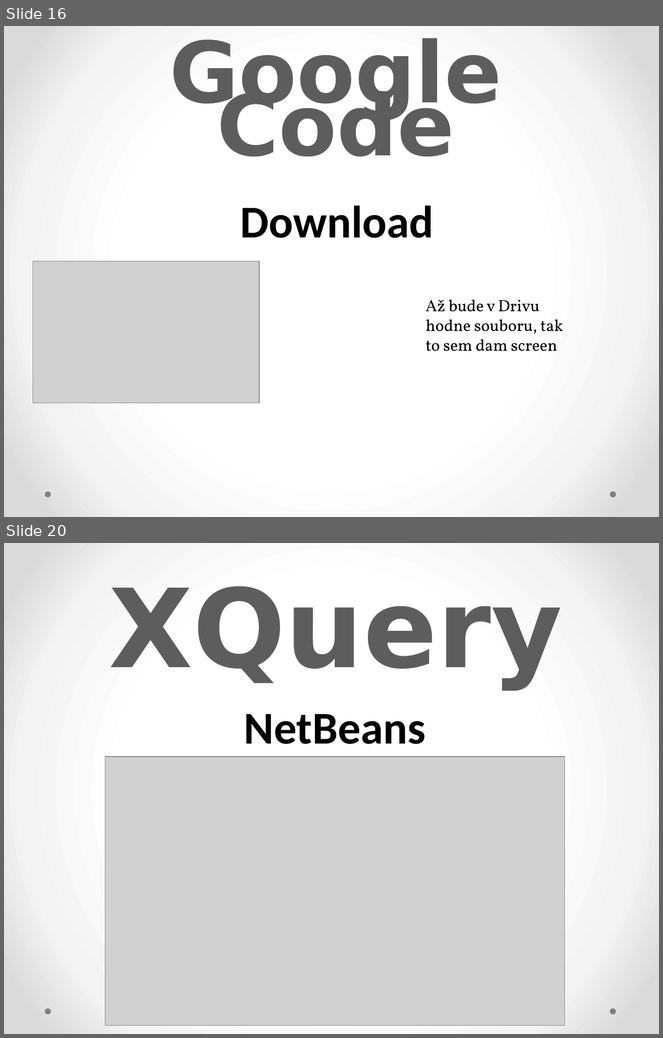
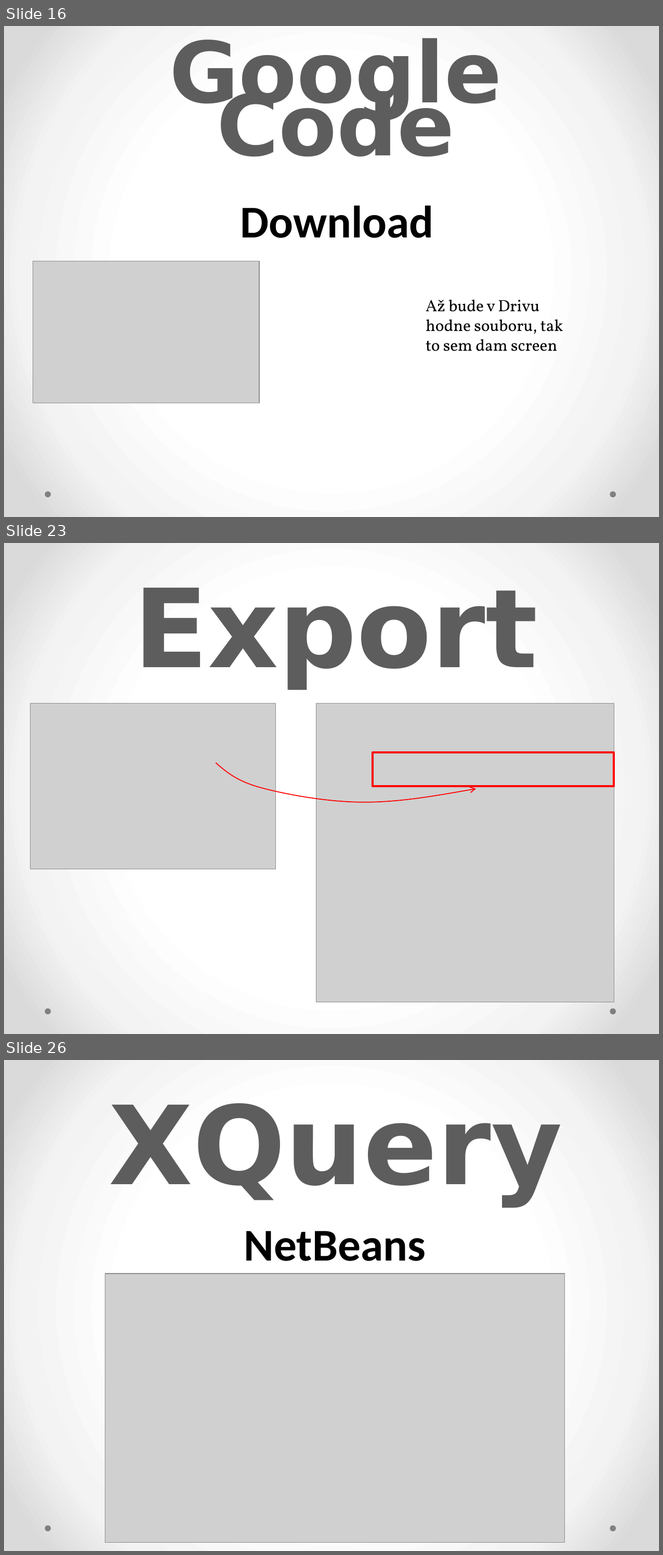
Before and after one commit to Amilez/rent-car-app, a slide deck: Prezentace/prezentace.pptx. Shown one above the other, each under a label of ours: slides 16 and 20 before the commit, slides 16, 23 and 26 after it; the slides between them are not shown. The pictures are 663x1038 and 663x1555 pixels, drawn with LibreOffice and Linux fonts; fonts in the diff are those of the drawing; grey boxes stand for pictures. Boxes give left, top, right and bottom in pixels: in the first picture for what was removed or moved away, otherwise in the second. Text is boxed around its words. In the diff, an @@ line names an element or a change of style, - is before the commit and + after.

```diff
--- a/Prezentace/prezentace.pptx
+++ b/Prezentace/prezentace.pptx
@@ slide 23 added at [4, 543, 659, 1034], background gradient #FFFFFF to #F4F4F4 to #DADADA; not listed: 2 template elements that a slide beside it also shows @@
@@ text added at [133, 588, 538, 689], 120 pt, text gradient #555555 to #5D5D5D to #000000, bold @@
+Export
@@ picture added at [30, 704, 276, 869] @@
@@ picture added at [316, 704, 614, 1003] @@
@@ rectangle added at [373, 753, 614, 787], outline #FF0000 2.25 pt @@
@@ freeform shape added at [216, 763, 476, 802], outline #FF0000 1 pt @@
@@ what was slide 20 is now slide 26 @@
```
Also in this commit, not shown: 8 other slides added, 3 slides removed.
